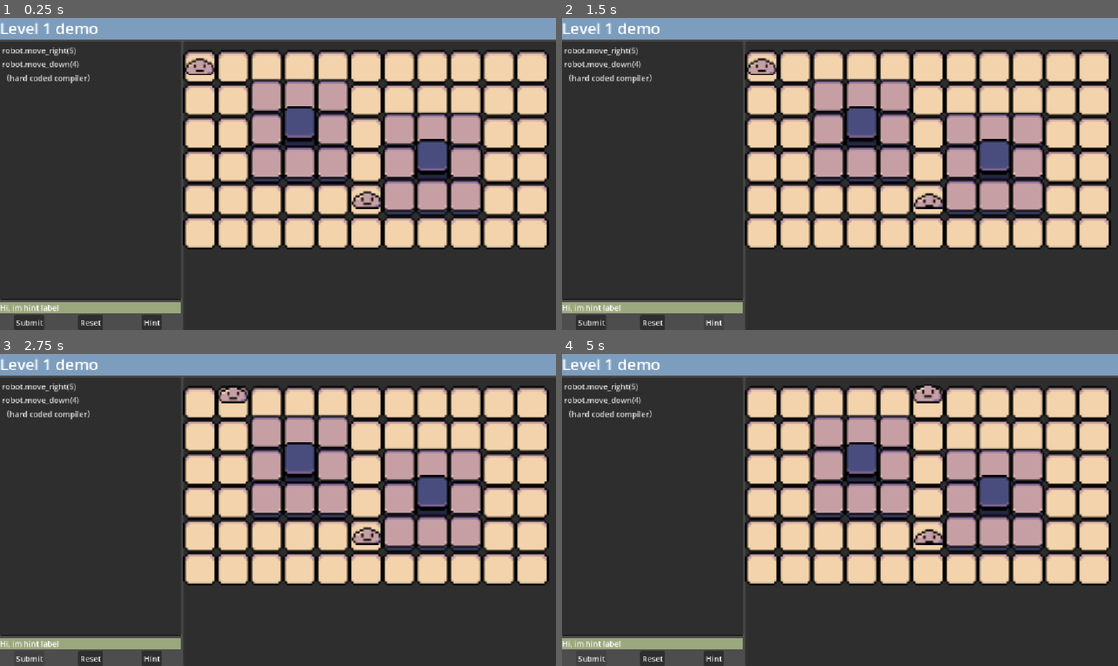
Above: before the commit, frames 1-4 (two rows, left to right).
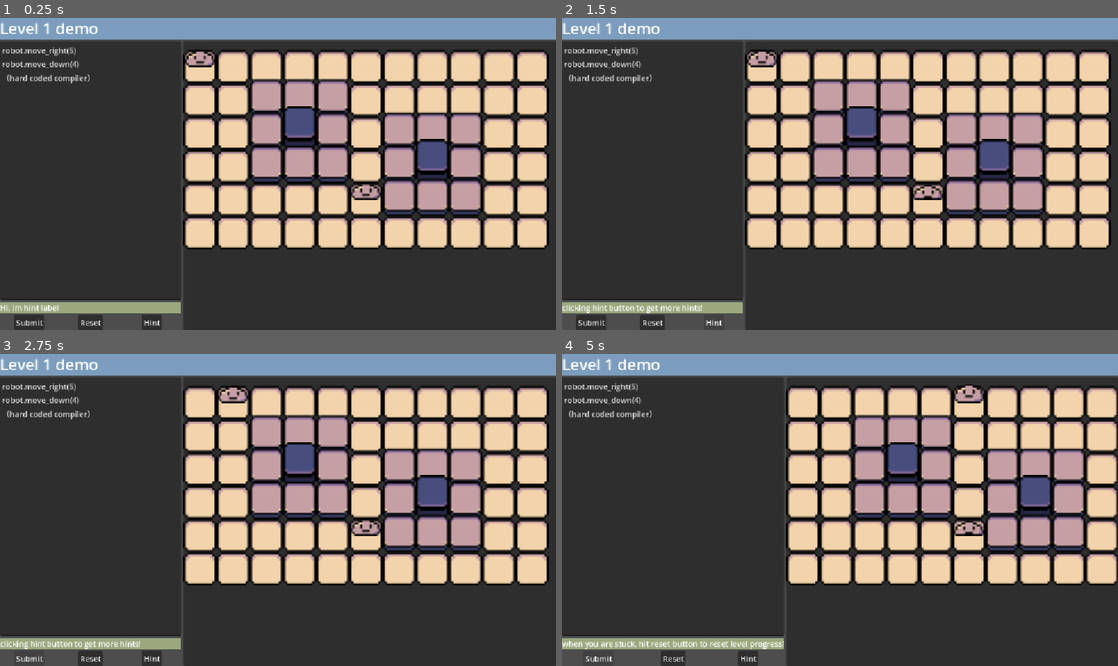
Above: after the commit, the same moments.

Repository: kingsley852412/FYP-YIKE-3-
Game: Godot game, scene res://level.tscn
Same seed, same stepped clock (60 frames per second), same inputs: the game is played once before the commit and once after it. The project has no main scene, so this scene is started directly.
Inputs:
- Up to frame 1 (0.25 s): no input
- Up to frame 2 (1.5 s): click "Reset" at 0.5 s; click "Hint" at 1.25 s
- Up to frame 3 (2.75 s): click "Submit" at 2 s
- Up to frame 4 (5 s): click "Submit" at 2.75 s; click "Hint" at 3.5 s; click "Submit" at 4.25 s

The runs differ from the first frame. In frame 1, 0.7% of the frame differs, in the area x 33-69%, y 10-62%; in frame 2, 1.0%; in frame 3, 0.7%; in frame 4, 28%, in the area x 0-100%, y 7-100%.

Commit message:
implmented buttons function. Refactored class/functions/etc.
Hint/reset button works now

added function to teleport character to specific cell

"Level" class now loads the gameMapScene with code,
in future, it can load gameMapScene of different Levels（關卡）, to reuse this "Level" class

implemented level reset function of level 1 gameMapScene

moved some functions/variables from level1 gameMapScene class to base gameMapScene class
e.g:
Hint refresh function
setup/init function
list of Hints/hint index
Compiler

new setup/init function for gameMapScene:
can initialized HintLabel reference with function now

Diff:
--- a/game_map_scenes/game_map_scene_level1.tscn
+++ b/game_map_scenes/game_map_scene_level1.tscn
@@ -131,6 +131,7 @@
 [node name="TargetBody" type="CharacterBody2D" parent="." unique_id=700413905]
 position = Vector2(381, 328)
 scale = Vector2(4, 4)
+script = ExtResource("2_uhp08")
 metadata/_edit_group_ = true
 
 [node name="CollisionShape2D" type="CollisionShape2D" parent="TargetBody" unique_id=908686093]
--- a/game_map_script/game_map_scene.gd
+++ b/game_map_script/game_map_scene.gd
@@ -1,5 +1,19 @@
 class_name GameMapScene
 extends Node2D
+
+var compiler: Compiler = Compiler.new()
+
+# "Level" node should pass the Hint Label to here, so that we can update HintLabel
+# HintLabel is supposed to show both Hints, and code error warnings
+var HintLabel: Label
+
+# hints and hint index for looping the hints list to show to player
+var current_hint_index: int = 0
+var hints: Array[String] = [
+	"click execute button to run your code!",
+	"clicking hint button to get more hints!",
+	"when you are stuck, hit reset button to reset level progress!",
+]
 
 # Called when the node enters the scene tree for the first time.
 func _ready() -> void:
@@ -9,6 +23,9 @@
 func _process(delta: float) -> void:
 	pass
 
+func setup(hintLabelInput: Label) -> void:
+	HintLabel = hintLabelInput
+
 func level_reset() -> void:
 	assert(false, "Error, game_map_scene.gd level_reset(), not implemented by subclass yet")
 
@@ -16,4 +33,10 @@
 	assert(false, "Error, game_map_scene.gd execute_code(), not implemented by subclass yet")
 
 func refresh_hint() -> void:
-	assert(false, "Error, game_map_scene.gd label_node(), not implemented by subclass yet")
+	assert(HintLabel != null, "HintLabel Not Initialized/ missing")
+
+	# show the next hint in the list to the player
+	current_hint_index += 1
+	current_hint_index %= len(hints)
+
+	HintLabel.text = hints[current_hint_index]
--- a/game_map_script/game_map_scene_level_1.gd
+++ b/game_map_script/game_map_scene_level_1.gd
@@ -1,19 +1,8 @@
 extends GameMapScene
 
-var compiler: Compiler = Compiler.new()
-@onready var mcbody:= $MCBody
-
-# "Level" node should pass the Hint Label to here, so that we can update HintLabel
-var HintLabel: Label
-
-# hints and hint index for looping the hints list to show to player
-var current_hint_index: int = 0
-var hints: Array[String] = [
-	"click execute button to run your code!",
-	"clicking hint button to get more hints!",
-	"when you are stuck, hit reset button to reset level progress!",
-	"you can use robot.up/down/left/right to move around!",
-]
+@onready var mc_body: mcBody = $MCBody
+@onready var road_tiles:TileMapLayer = $RoadTileMapLayer
+@onready var target_body: mcBody = $TargetBody
 
 # Called when the node enters the scene tree for the first time.
 func _ready() -> void:
@@ -23,8 +12,20 @@
 func _process(delta: float) -> void:
 	pass
 
+func setup(hintLabelInput: Label) -> void:
+	super.setup(hintLabelInput)
+
+	hints.append_array(
+		[
+			"you can use robot.up/down/left/right to move around!",
+		]
+	)
+
+	level_reset()
+
 func level_reset() -> void:
-	pass
+	mc_body.snap_to_cell(Vector2i(0, 0))
+	target_body.snap_to_cell(Vector2i(5, 4))
 
 func execute_code(code_text: String) -> void:
 	# get list of instructions from compiler
@@ -41,28 +42,19 @@
 
 			compiler.Action.MOVE_UP:
 				for j in range(i[1]):
-					await mcbody.tile_movement(Vector2.UP)
+					await mc_body.tile_movement(Vector2.UP)
 
 			compiler.Action.MOVE_DOWN:
 				for j in range(i[1]):
-					await mcbody.tile_movement(Vector2.DOWN)
+					await mc_body.tile_movement(Vector2.DOWN)
 
 			compiler.Action.MOVE_LEFT:
 				for j in range(i[1]):
-					await mcbody.tile_movement(Vector2.LEFT)
+					await mc_body.tile_movement(Vector2.LEFT)
 
 			compiler.Action.MOVE_RIGHT:
 				for j in range(i[1]):
-					await mcbody.tile_movement(Vector2.RIGHT)
+					await mc_body.tile_movement(Vector2.RIGHT)
 
 			_:
 				assert(false, "unknown instruction")
-
-func refresh_hint() -> void:
-	assert(HintLabel != null, "HintLabel Not Initialized/ missing")
-
-	# show the next hint in the list to the player
-	current_hint_index += 1
-	current_hint_index %= len(hints)
-
-	HintLabel.text = hints[current_hint_index]
--- a/level.gd
+++ b/level.gd
@@ -1,18 +1,50 @@
 extends Control
 
+#button for submitted code for execution/reset level/hint refreshing
 @onready var submit_button: Button = $VBoxContainer/HBoxContainer/VBoxContainer/HBoxContainer/SubmitButton
-@onready var game_map_scene: GameMapScene = $VBoxContainer/HBoxContainer/Panel/GameMapScene
+@onready var reset_button: Button = $VBoxContainer/HBoxContainer/VBoxContainer/HBoxContainer/ResetButton
+@onready var hint_button: Button = $VBoxContainer/HBoxContainer/VBoxContainer/HBoxContainer/HintButton
+
+# variable referring to the game_map_scene, can call its function to execute code/refresh hint/reset level
+@onready var game_map_scene: GameMapScene
+
+# var, refers to the text input box for user to input code
 @onready var code_text_edit: TextEdit = $VBoxContainer/HBoxContainer/VBoxContainer/CodeTextEdit
+
+# var, refers to the panel in the UI the panel is a placeholder
+# to reserve UI space to put the game_map_scene
+@onready var panel: Panel = $VBoxContainer/HBoxContainer/Panel
+
+# this labels shows hints, and error messages/code result message
+@onready var hint_label: Label = $VBoxContainer/HBoxContainer/VBoxContainer/HintLabel
 
 # Called when the node enters the scene tree for the first time.
 func _ready() -> void:
-	pass # Replace with function body.
+
+	# make an instance of level1 gameMapScene, set its script,
+	# so that it knows its a gameMapScene class, otherwise casting as gameMapScene will FAIL
+	var inst : Node = load("res://game_map_scenes/game_map_scene_level1.tscn").instantiate()
+	inst.set_script(load("res://game_map_script/game_map_scene_level_1.gd"))
+
+	# initiating the GameMapScene node
+	game_map_scene = inst as GameMapScene
+
+	panel.add_child(game_map_scene)
+
+	game_map_scene.setup(hint_label)
+
 	submit_button.pressed.connect(
 		func():
 			game_map_scene.execute_code(code_text_edit.text)
 	)
-	game_map_scene.HintLabel = $VBoxContainer/HBoxContainer/VBoxContainer/HintLabel
 
+	reset_button.pressed.connect(
+		game_map_scene.level_reset
+	)
+
+	hint_button.pressed.connect(
+		game_map_scene.refresh_hint
+	)
 
 # Called every frame. 'delta' is the elapsed time since the previous frame.
 func _process(delta: float) -> void:
--- a/level.tscn
+++ b/level.tscn
@@ -1,8 +1,6 @@
 [gd_scene format=3 uid="uid://df7bkpec17vnt"]
 
 [ext_resource type="Script" uid="uid://cmb7w4tyemdch" path="res://level.gd" id="1_oi3di"]
-[ext_resource type="PackedScene" uid="uid://bq182abjff338" path="res://game_map_scenes/game_map_scene_level1.tscn" id="1_vonw3"]
-[ext_resource type="Script" uid="uid://cmmecxv710jum" path="res://game_map_script/game_map_scene_level_1.gd" id="2_oi3di"]
 
 [sub_resource type="StyleBoxFlat" id="StyleBoxFlat_5xgho"]
 bg_color = Color(0.48773485, 0.61558396, 0.73970956, 1)
@@ -80,6 +78,3 @@
 layout_mode = 2
 size_flags_horizontal = 3
 size_flags_stretch_ratio = 2.05
-
-[node name="GameMapScene" parent="VBoxContainer/HBoxContainer/Panel" unique_id=1966619356 instance=ExtResource("1_vonw3")]
-script = ExtResource("2_oi3di")
--- a/mc_body.gd
+++ b/mc_body.gd
@@ -1,3 +1,4 @@
+class_name mcBody
 extends CharacterBody2D
 
 @onready var tiles: TileMapLayer = $"../RoadTileMapLayer"
@@ -10,6 +11,8 @@
 	var current_cell=tiles.local_to_map(tiles.to_local(global_position))
 	var target_cell=current_cell+Vector2i(direction)
 
+
+
 	await get_tree().create_timer(0.5).timeout
 
 
@@ -17,3 +20,9 @@
 	if tiles.get_cell_source_id(target_cell)!=-1:
 		var traget_postion=tiles.to_global(tiles.map_to_local(target_cell))
 		global_position=traget_postion
+
+# ------------------------------------------------------------------
+# move the character to a specific grid cell, e.g. (0, 0)
+# ------------------------------------------------------------------
+func snap_to_cell(cell: Vector2i) -> void:
+	global_position = tiles.to_global(tiles.map_to_local(cell))
